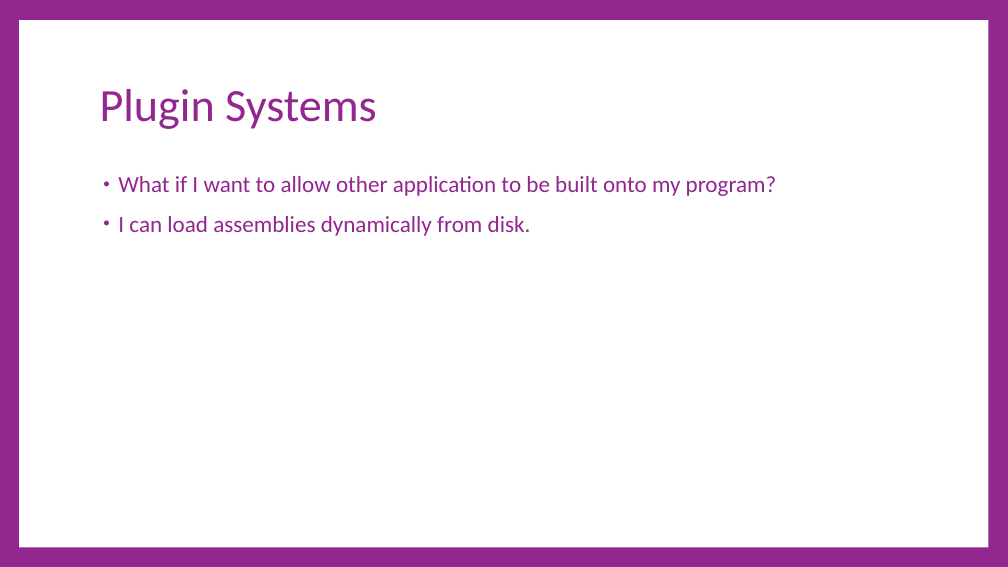
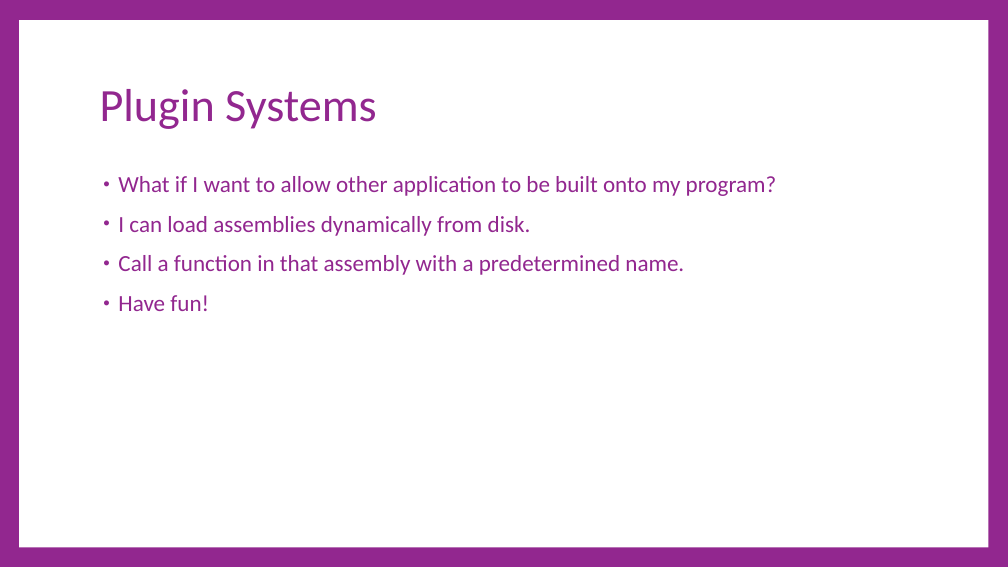
Before and after one commit to cdiggins/cs321, a slide deck: slide 26 of class-notes/cs321-winter-2023-lecture-17-architecture.pptx (slide 18 before the commit). Drawn at 1008x567 pixels with LibreOffice and Linux fonts; fonts in the diff are those of the drawing. Boxes give left, top, right and bottom in pixels: in the first picture for what was removed or moved away, otherwise in the second. Text is boxed around its words. In the diff, an @@ line names an element or a change of style, - is before the commit and + after.

```diff
--- a/class-notes/cs321-winter-2023-lecture-17-architecture.pptx
+++ b/class-notes/cs321-winter-2023-lecture-17-architecture.pptx
@@ text at [118,255,684,311]: paragraphs added @@
+• Call a function in that assembly with a predetermined name.
+• Have fun!
```
Also in this commit, not shown: 6 other slides changed, 19 slides added, 10 slides removed, 1 other file.
